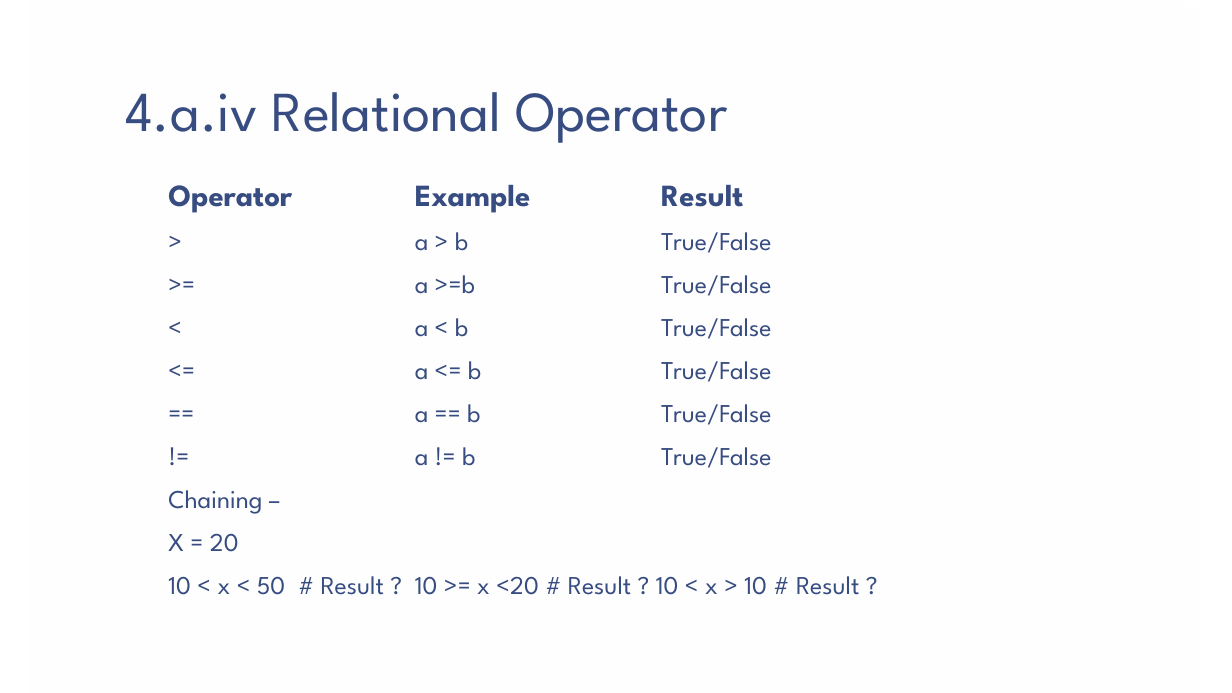
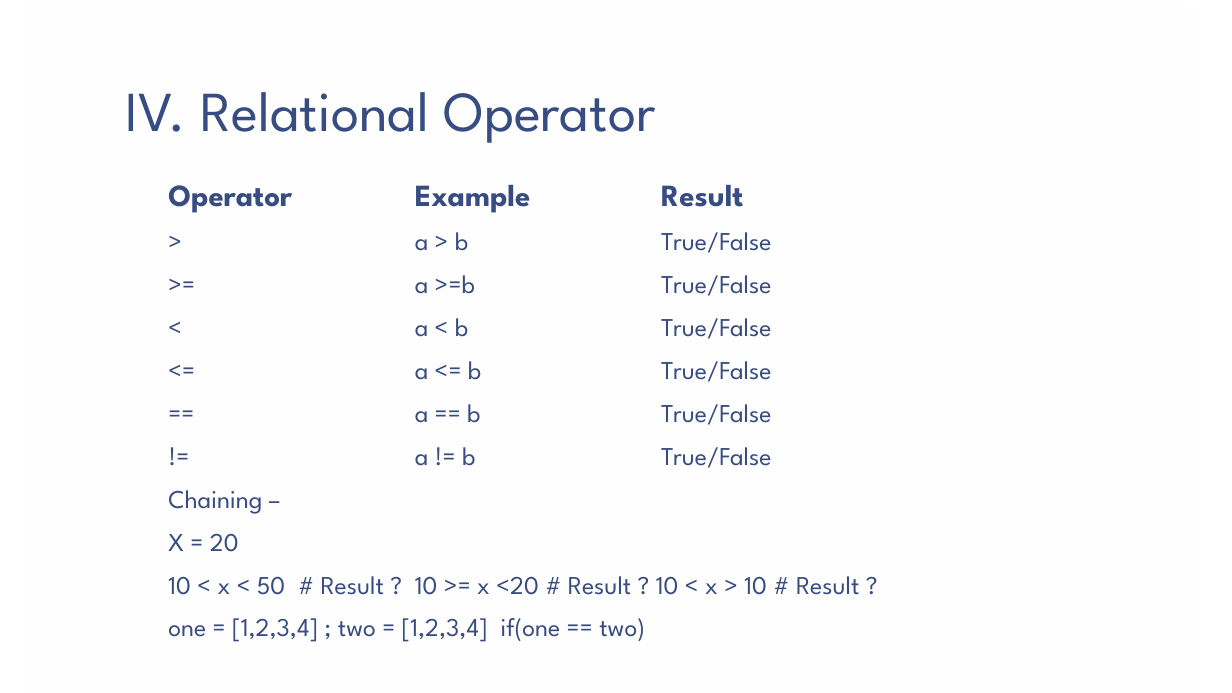
Before and after one commit to vaishnavi-consultants/Computer-Science, a slide deck: slide 11 of Python/Session2/PPT/Python_Fundamentals(Notes).pptx (slide 8 before the commit). Drawn at 1232x693 pixels with LibreOffice and Linux fonts; fonts in the diff are those of the drawing; background and template pictures are left out. Boxes give left, top, right and bottom in pixels: in the first picture for what was removed or moved away, otherwise in the second. Text is boxed around its words. In the diff, an @@ line names an element or a change of style, - is before the commit and + after.

```diff
--- a/Python/Session2/PPT/Python_Fundamentals(Notes).pptx
+++ b/Python/Session2/PPT/Python_Fundamentals(Notes).pptx
@@ title at box(125, 92, 655, 143): text changed @@
-4.a.iv Relational Operator
+IV. Relational Operator
@@ text at box(168, 618, 645, 642): paragraph added @@
+  one = [1,2,3,4] ; two = [1,2,3,4] if(one == two)
```
Also in this commit, not shown: 5 other slides changed, 13 slides added.
